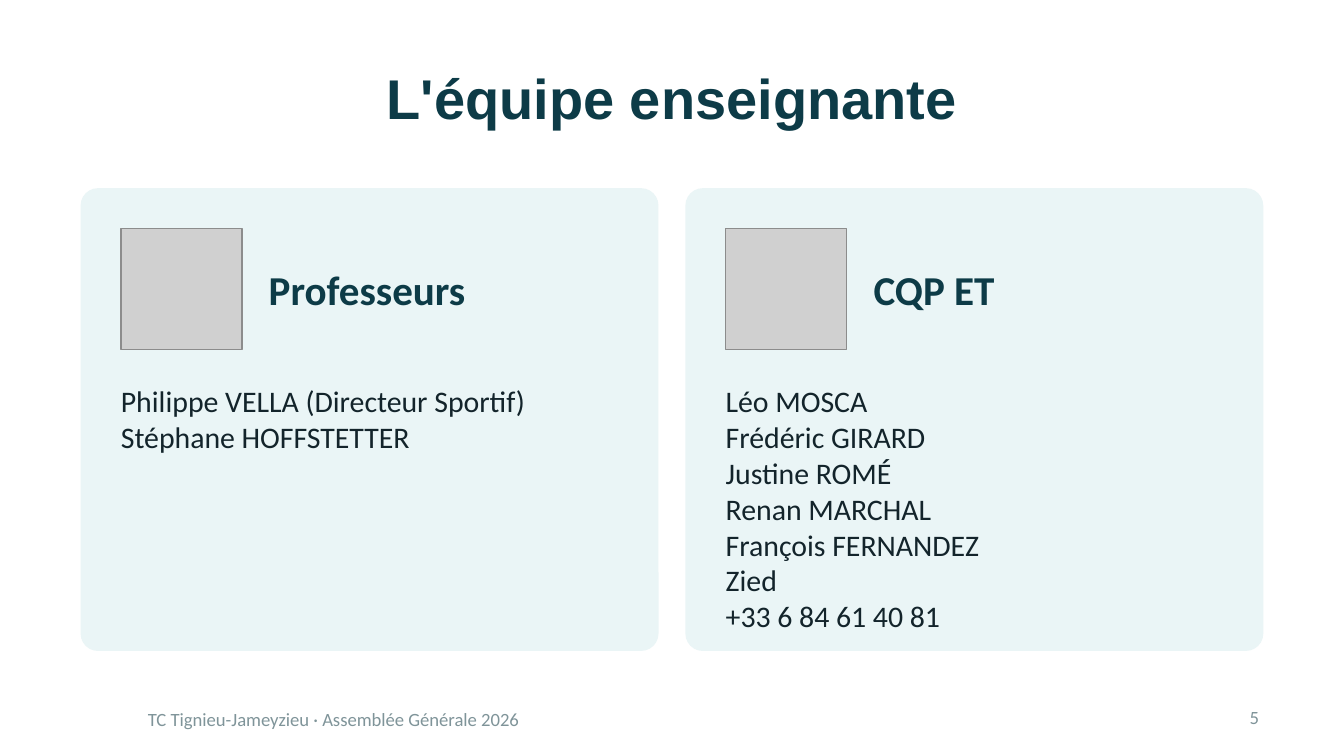
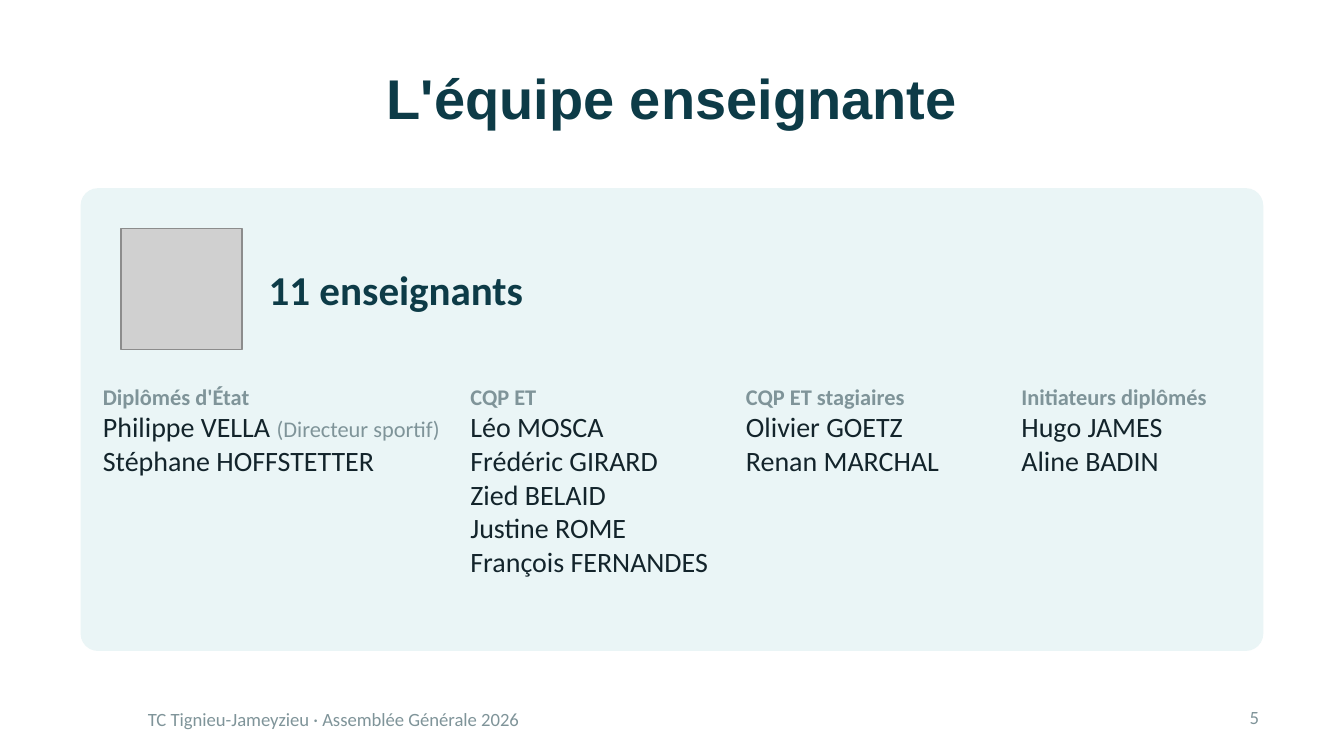
Before and after one commit to oliviergoetz/icsEditor, a slide deck: slide 5 of Doc/AG/20261107_AG TCTJ 2026.pptx. Drawn at 1344x756 pixels with LibreOffice and Linux fonts; fonts in the diff are those of the drawing; grey boxes stand for pictures; background and template pictures are left out. Boxes give left, top, right and bottom in pixels: in the first picture for what was removed or moved away, otherwise in the second. Text is boxed around its words. In the diff, an @@ line names an element or a change of style, - is before the commit and + after.

```diff
--- a/Doc/AG/20261107_AG TCTJ 2026.pptx
+++ b/Doc/AG/20261107_AG TCTJ 2026.pptx
@@ rounded rectangle: place and size @@
-rounded rectangle at [81, 188, 659, 650]
+rounded rectangle at [81, 188, 1263, 650]
@@ rounded rectangle removed at [685, 188, 1263, 650] @@
@@ picture removed at [726, 228, 847, 349] @@
@@ text at [269, 276, 523, 312]: text changed @@
-Professeurs
+11 enseignants
@@ text removed at [874, 278, 994, 310] @@
-CQP ET
@@ text at [103, 386, 439, 442]: text changed; size 16 to 12 pt; text colour #13242B to #7F9499 @@
-Philippe VELLA (Directeur Sportif)
+Diplômés d'État
+Philippe VELLA (Directeur sportif)
@@ text "Diplômés d'État": place and size @@
-text "Diplômés d'État" at [121, 390, 525, 453]
+text "Diplômés d'État" at [103, 386, 439, 476]
@@ text added at [746, 389, 939, 471], 15 pt, text #13242B @@
+CQP ET stagiaires
+Olivier GOETZ
+Renan MARCHAL
@@ text added at [1021, 389, 1206, 471], 12 pt, text #7F9499, bold @@
+Initiateurs diplômés
+Hugo JAMES
+Aline BADIN
@@ text at [470, 390, 708, 577]: text changed; size 16 to 15 pt @@
-Léo MOSCA
-Frédéric GIRARD
-Justine ROMÉ
-Renan MARCHAL
-François FERNANDEZ
-Zied
-+33 6 84 61 40 81
+CQP ET
+Léo MOSCA
+Frédéric GIRARD
+Zied BELAID
+Justine ROME
+François FERNANDES
@@ text at [103, 451, 374, 476]: size 16 to 15 pt in "Stéphane HOFFSTETTER" @@
```
Also in this commit, not shown: 4 other slides changed.
